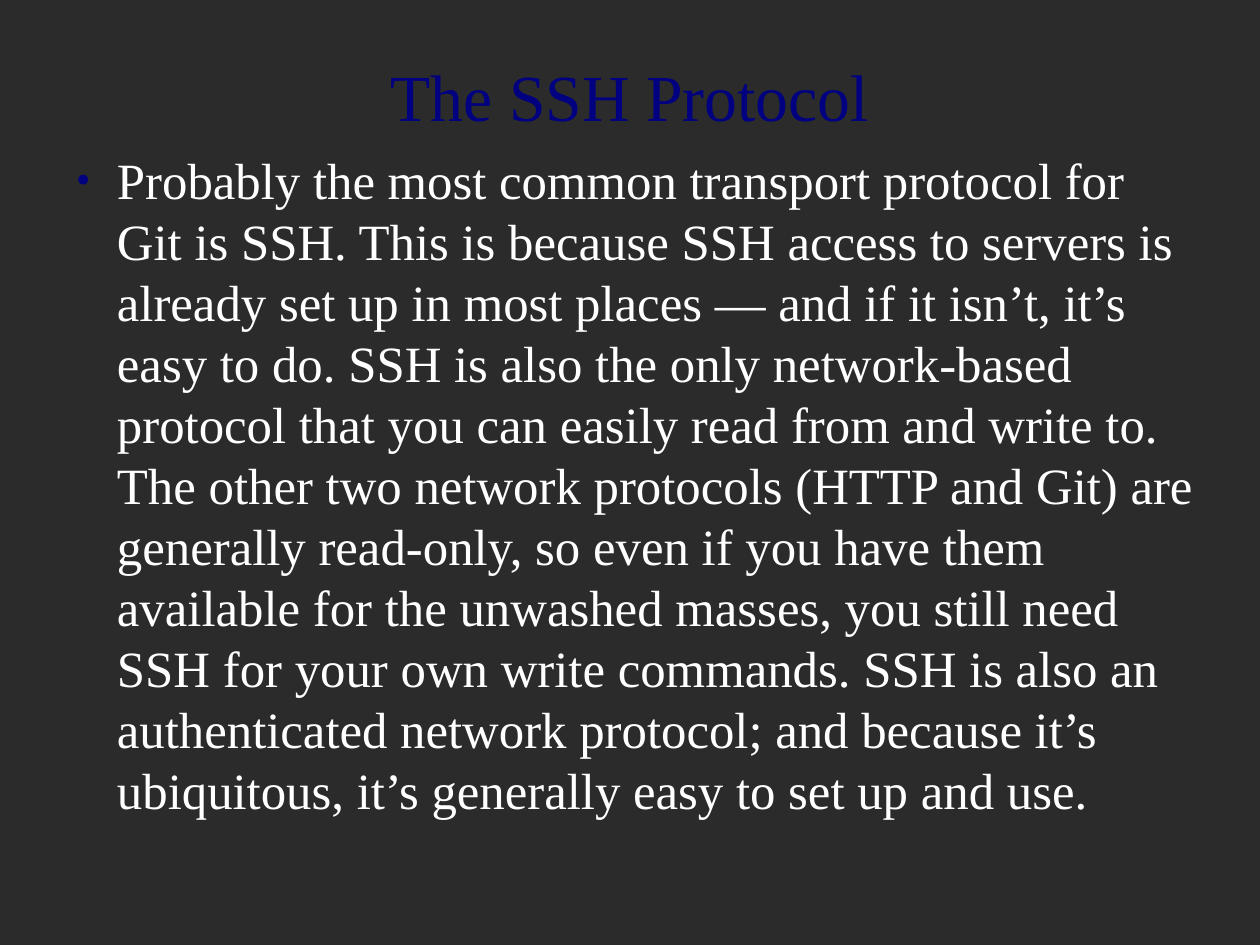
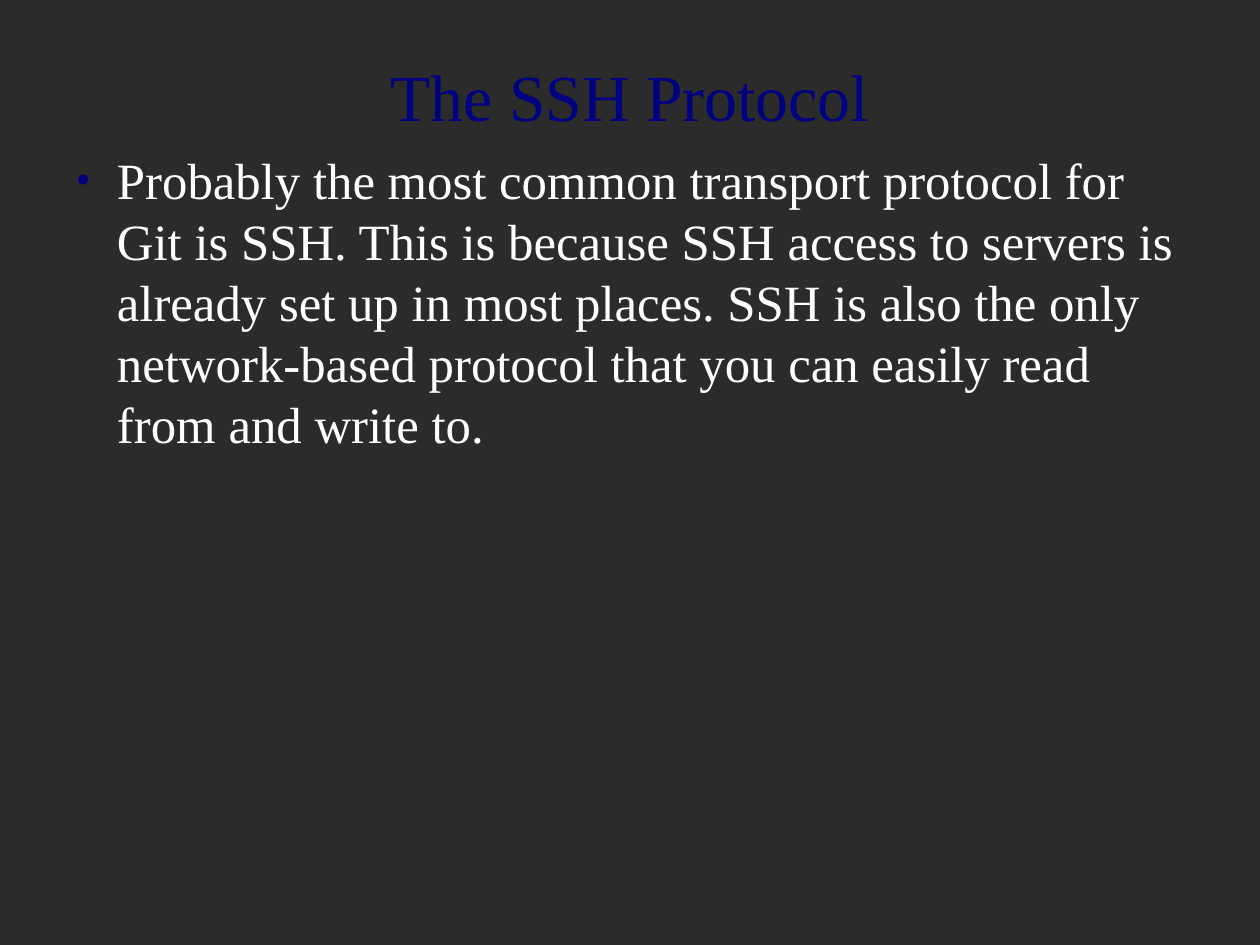
Before and after one commit to MariamP/myRepo, a slide deck: slide 26 of git_intro.odp. Drawn at 1260x945 pixels with LibreOffice and Linux fonts; fonts in the diff are those of the drawing; background and template pictures are left out; a plain dark background stands for a picture behind light text. Boxes give left, top, right and bottom in pixels: in the first picture for what was removed or moved away, otherwise in the second. Text is boxed around its words. In the diff, an @@ line names an element or a change of style, - is before the commit and + after.

```diff
--- a/git_intro.odp
+++ b/git_intro.odp
@@ text at [117,163,1173,444]: text changed @@
-● Probably the most common transport protocol for Git is SSH. This is because SSH access to servers is already set up in most places — and if it isn’t, it’s easy to do. SSH is also the only network-based protocol that you can easily read from and write to. The other two network protocols (HTTP and Git) are generally read-only, so even if you have them available for the unwashed masses, you still need SSH for your own write commands. SSH is also an authenticated network protocol; and because it’s ubiquitous, it’s generally easy to set up and use.
+● Probably the most common transport protocol for Git is SSH. This is because SSH access to servers is already set up in most places. SSH is also the only network-based protocol that you can easily read from and write to.
```
Also in this commit, not shown: 4 other slides changed, 1 slide added, 1 slide removed.
